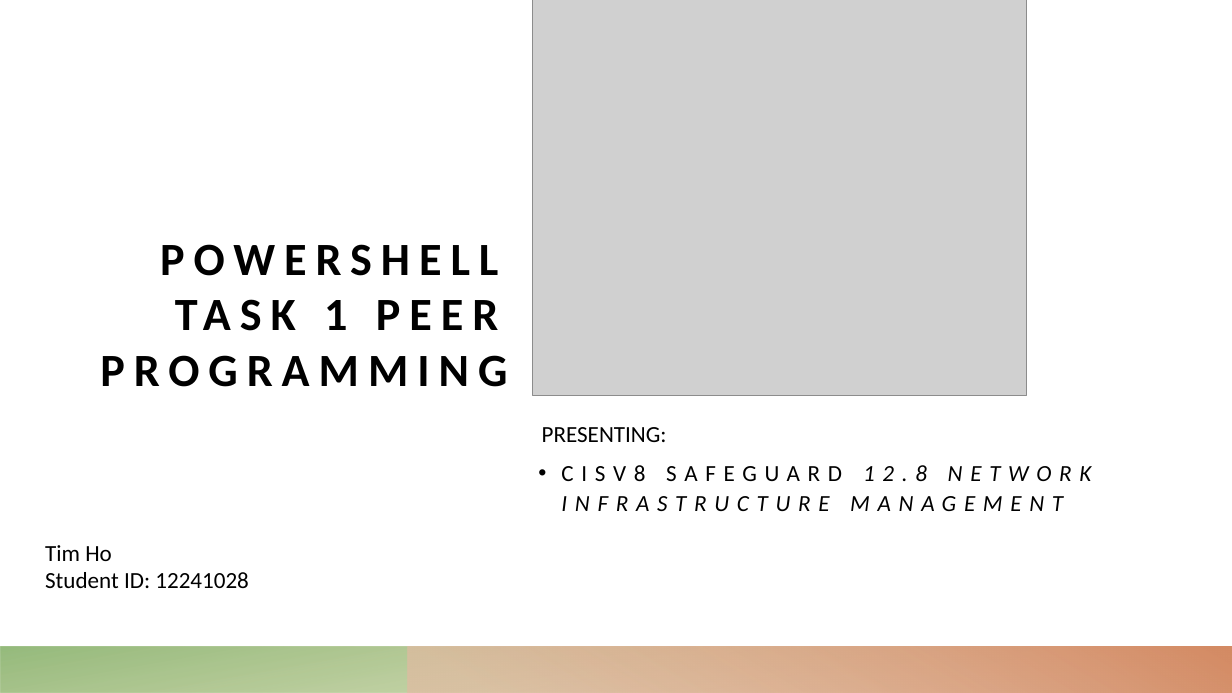
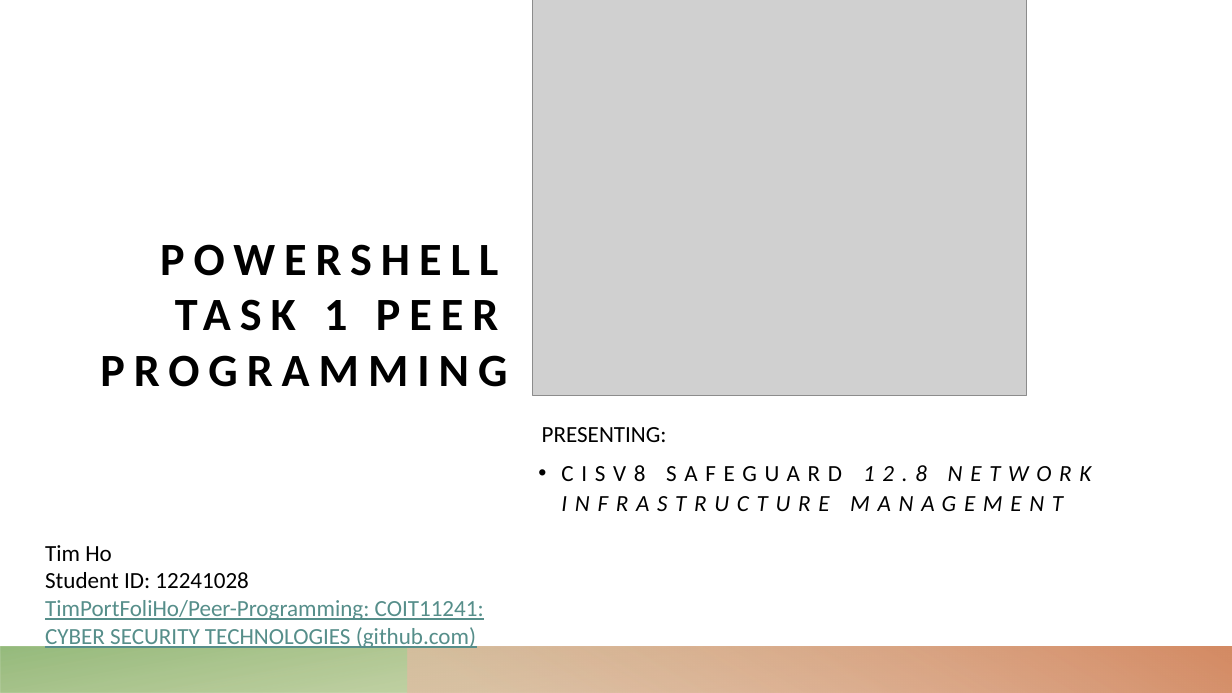
Before and after one commit to TimPortFoliHo/Peer-Programming, a slide deck: slide 1 of PowerShell Task 1.pptx. Drawn at 1232x693 pixels with LibreOffice and Linux fonts; fonts in the diff are those of the drawing; grey boxes stand for pictures. Boxes give left, top, right and bottom in pixels: in the first picture for what was removed or moved away, otherwise in the second. Text is boxed around its words. In the diff, an @@ line names an element or a change of style, - is before the commit and + after.

Commit message:
Update PowerShell Task 1.pptx
uploading link to ppt

```diff
--- a/PowerShell Task 1.pptx
+++ b/PowerShell Task 1.pptx
@@ text at bbox=[45, 572, 484, 650]: text changed; text colour #000000 to #568E8A @@
-Student ID: 12241028
+Student ID: 12241028
+TimPortFoliHo/Peer-Programming: COIT11241: CYBER SECURITY TECHNOLOGIES (github.com)
```
